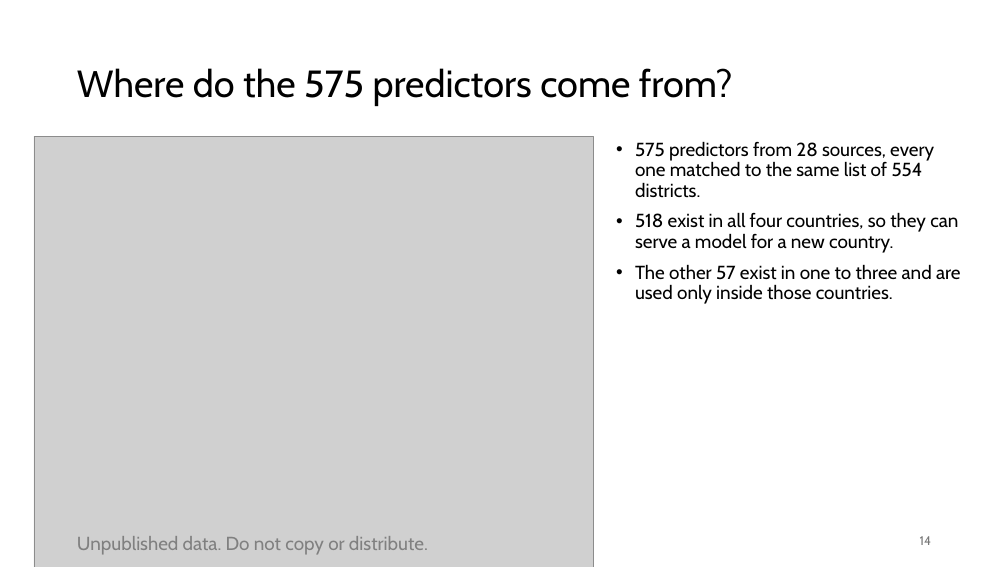
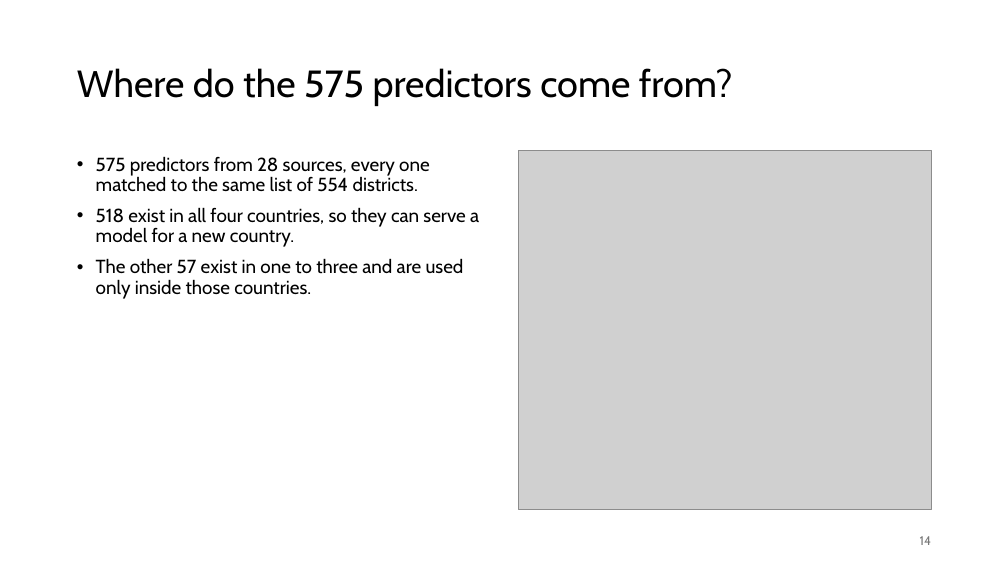
Before and after one commit to amertens/mn-prediction, a slide deck: slide 14 of docs/slides/MN-proxy-full-talk-2026-09.pptx. Drawn at 1008x567 pixels with LibreOffice and Linux fonts; fonts in the diff are those of the drawing; grey boxes stand for pictures; background and template pictures are left out. Boxes give left, top, right and bottom in pixels: in the first picture for what was removed or moved away, otherwise in the second. Text is boxed around its words. In the diff, an @@ line names an element or a change of style, - is before the commit and + after.

```diff
--- a/docs/slides/MN-proxy-full-talk-2026-09.pptx
+++ b/docs/slides/MN-proxy-full-talk-2026-09.pptx
@@ text "575 predictors from 28 sources, ..." rewrapped from (635, 141, 961, 304) to (96, 156, 479, 299) @@
@@ picture: place and size @@
-picture at (34, 136, 594, 567)
+picture at (519, 150, 932, 510)
@@ text removed at (77, 536, 428, 555) @@
-Unpublished data. Do not copy or distribute.
```
Also in this commit, not shown: 63 other slides changed, 12 other files.
